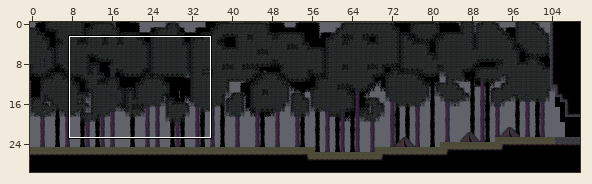
Tiled map, stored at AngryCastle/levels/hamond_02.tmx. Above: a wide view before the commit, with the close-up outlined.
Close-up. Old version:
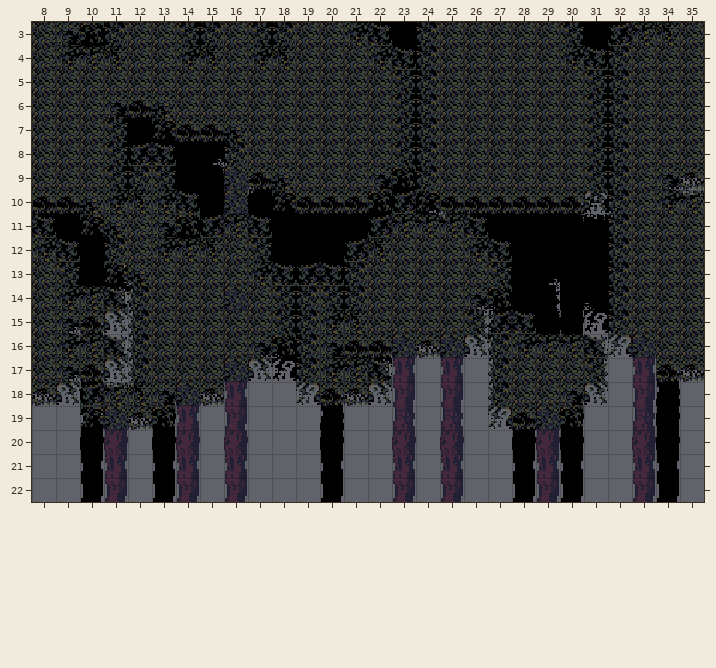
Cells are 16x16 px. Shown: x 8..35, y 3..22. The commit also changed other parts of the map, which this record leaves out.
And afterwards:
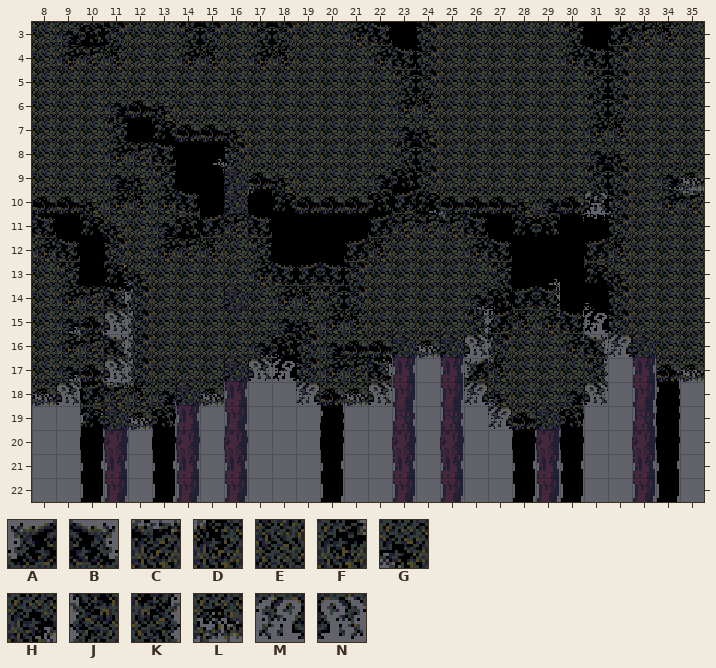
Key: from "Hamond_tileset": A 18, B 20, C 49, D 50, E 51, F 52, G 82, H 84, J 114, K 116, L 145, M 146, N 148.
_ is an empty cell.
Edits made:
Layer "BackgroundLayer":
y 6: x 23..24 KJ -> FD
y 7: x 23..24 KJ -> HG; x 31..32 KJ -> FD
y 8: x 11..12 KA -> FC; x 31..32 KJ -> HG
y 9: x 11..12 KJ -> HG
y 10: x 28..29 LL -> GH
y 11: x 28..29 __ -> MN
y 12: x 31..32 _J -> AD
y 13: x 31..32 _J -> MG
y 14: x 18..19 KJ -> FD; x 28..29 __ -> AB
y 15: x 18..19 KJ -> HG; x 28..30 B__ -> DFB
y 16: x 28..30 FCC -> EEF
y 17: x 26..27 _J -> AD
y 18: x 26..27 _J -> MG
